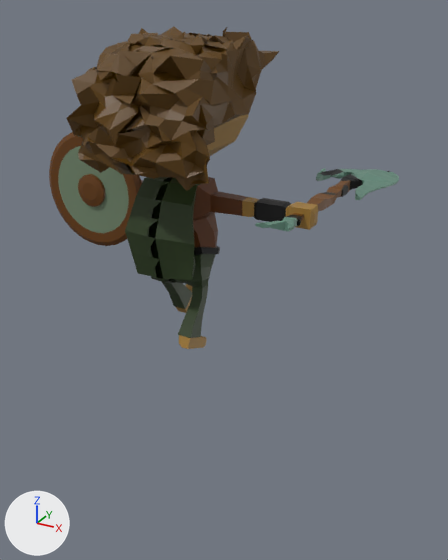
Before and after pictures for a commit that changed the glTF model public/assets/Wojownik.glb.
The view is the same before and after, from a camera (50 mm lens) standing at (2.76, -4.26, 5.05) and looking at (0.18, 0.43, 2.7). The lights are fixed; the arrows at lower left show +X, +Y and +Z. Where no turn or scale is listed for an object, it has been applied to the vertices. Vertices at the same position are counted once.

The scene before the commit, as lines of its bpy script (objects in view):
```python
me_cube_001 = bpy.data.meshes.new('Cube.001')
me_cube_001.from_pydata(...)  # 2574 vertices, 5144 faces; spans x -5.0..5.0, y -3.11..3.1, z 6.74..17.82
# faces by material slot: [2032, 448, 544, 840, 992, 288]
me_cube_001.materials.append(mat_material_001)
me_cube_001.materials.append(mat_material)
me_cube_001.materials.append(mat_material_007)
me_cube_001.materials.append(mat_material_008)
me_cube_001.materials.append(mat_material_009)
me_cube_001.materials.append(mat_material_010)
me_cylinder = bpy.data.meshes.new('Cylinder')
me_cylinder.from_pydata(...)  # 345 vertices, 677 faces; spans x -1.373..-0.323, y -0.152..0.068, z 2.433..3.483
# faces by material slot: [583, 94]
me_cylinder.materials.append(mat_material_005)  # brown #663a00
me_cylinder.materials.append(mat_material_006)  # green #74886e
me_plane = bpy.data.meshes.new('Plane')
me_plane.from_pydata(...)  # 292 vertices, 580 faces; spans x 0.79..1.49, y -0.42..1.57, z 2.94..3.07
# faces by material slot: [302, 96, 182]
me_plane.materials.append(mat_material_002)  # green #628878
me_plane.materials.append(mat_material_003)  # brown #6d4000
me_plane.materials.append(mat_material_004)  # black #000000
ob_tarcza = bpy.data.objects.new('Tarcza', me_cylinder)
ob_tarcza.location = (0.0, 0.0, 0.603)
ob_topor = bpy.data.objects.new('Topor', me_plane)
ob_topor.location = (0.0, 0.0, 0.603)
ob_wojownik = bpy.data.objects.new('wojownik', me_cube_001)
ob_wojownik.location = (0.0, 0.0, 0.603)
ob_wojownik.rotation_euler = (0.0, 0.0, -3.142)  # degrees (0, 0, -180)
ob_wojownik.scale = (0.242, 0.242, 0.242)
```
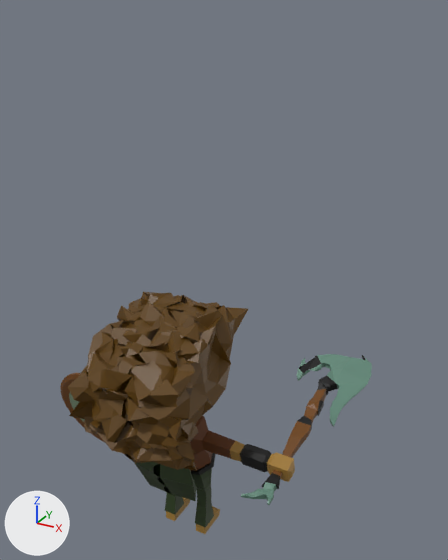
Location of each change, (x1, y1, x2, y2) in pixels of the pictures (448 x 560 px):
'wojownik', no longer drawn: before (67, 26, 318, 349)
    faces in mat_material_009: (67, 26, 279, 191)
    faces in mat_material_008: (125, 177, 216, 338)
    faces in mat_material_010: (141, 177, 248, 248)
    faces in mat_material_001: (176, 114, 318, 349)
    faces in mat_material_007: (194, 198, 291, 256)
'Cube.001', added: after (68, 292, 295, 534)
    faces in mat_material_009: (68, 292, 248, 471)
    faces in mat_material_008: (135, 462, 214, 527)
    faces in mat_material_010: (190, 416, 235, 471)
    faces in mat_material_001: (166, 441, 295, 534)
    faces in mat_material_007: (191, 444, 271, 475)
'Tarcza', mesh turned, moved: before (49, 132, 142, 246); after (60, 373, 104, 442)
'Topor', mesh turned, moved: before (255, 168, 399, 232); after (241, 354, 372, 505)

The edits, one by one:
me_cylinder has 345 vertices, 677 faces and spans x -1.373..-0.323, y -0.152..0.068, z 2.433..3.483.
me_cylinder is used by ob_tarcza; location (0.0, 0.0, 0.603).
me_cylinder part 1: the whole mesh is turned 14.5 degrees about the x axis through its middle, then moved by (0.0, -0.171, -2.3).
me_plane has 292 vertices, 580 faces and spans x 0.79..1.49, y -0.42..1.57, z 2.94..3.07.
me_plane is used by ob_topor; location (0.0, 0.0, 0.603).
me_plane part 2: the whole mesh is turned 14.5 degrees about the x axis through its middle, then moved by (0.0, -0.2, -2.15).
Mesh me_cube_001_1 is new.
It has 2574 vertices, 5144 faces and spans x -1.21..1.21, y -1.07..0.29, z -0.6..2.04.
Faces by material slot: [2032, 448, 544, 840, 992, 288].
It uses material mat_material_001.
It uses material mat_material.
It uses material mat_material_007.
It uses material mat_material_008.
It uses material mat_material_009.
It uses material mat_material_010.
Object 'Tarcza' (ob_tarcza) moves from (0.0, 0.0, 0.603) to (0.0, 0.0, 0.625).
Object 'Topor' (ob_topor) moves from (0.0, 0.0, 0.603) to (0.0, 0.0, 0.625).
Object 'wojownik' (ob_wojownik) turns from (0, 0, -180) to (0, 0, 0) degrees about x, y and z.
Object 'wojownik' (ob_wojownik) now shows nothing instead of me_cube_001.
Object 'wojownik' (ob_wojownik) moves from (0.0, 0.0, 0.603) to (0.0, 0.0, 0.662).
Object 'Cube.001' (ob_cube_001) is new; it shows me_cube_001_1.
Its location is (0.0, 0.0, 0.625).
